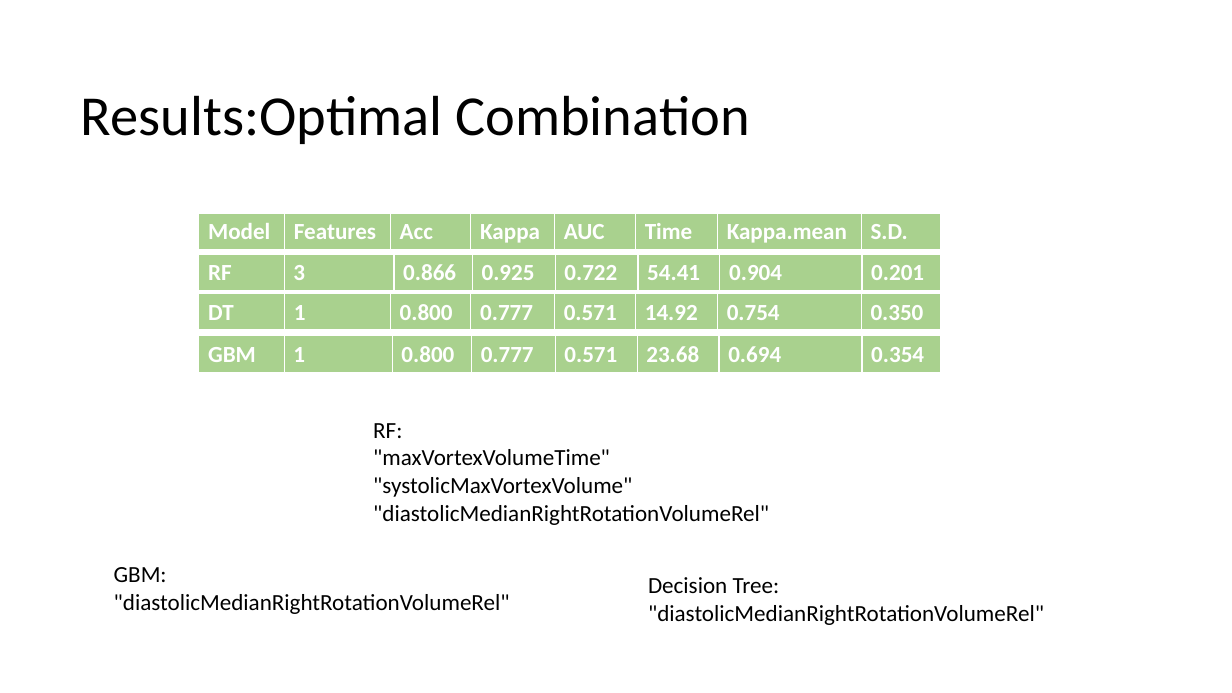
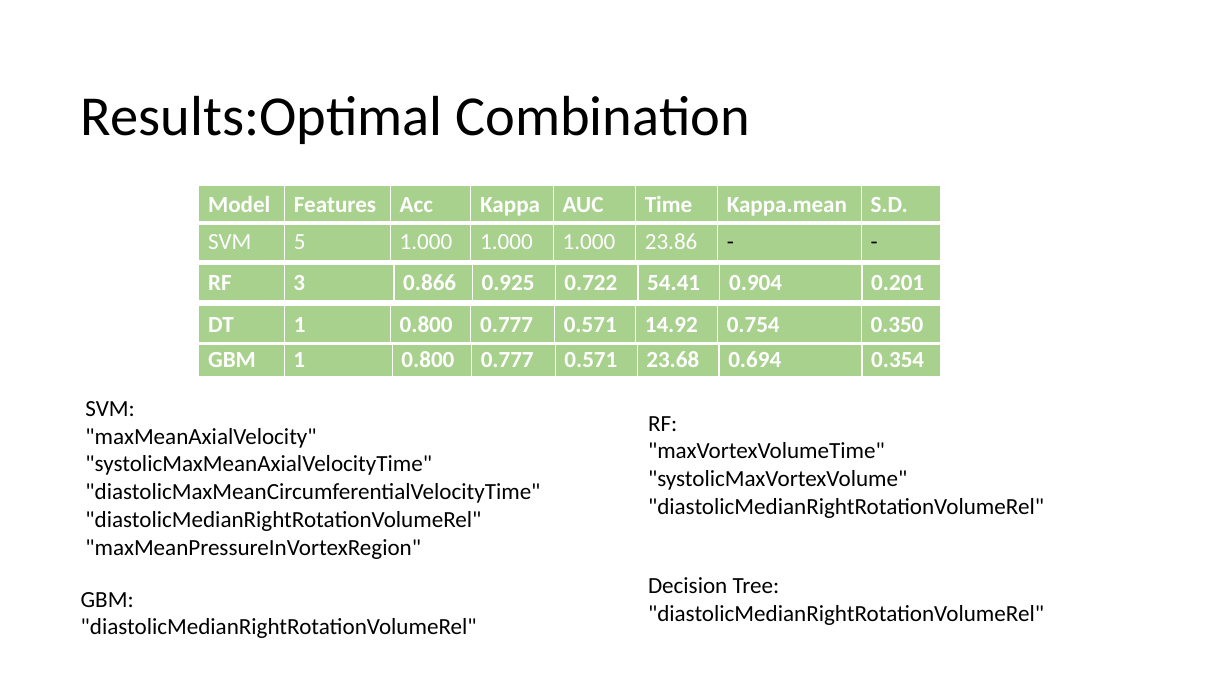
Before and after one commit to AtrayeeNeog/Cardio-Classifier-HIWi, a slide deck: slide 21 of Reports/Final.pptx. Drawn at 1232x693 pixels with LibreOffice and Linux fonts; fonts in the diff are those of the drawing. Boxes give left, top, right and bottom in pixels: in the first picture for what was removed or moved away, otherwise in the second. Text is boxed around its words. In the diff, an @@ line names an element or a change of style, - is before the commit and + after.

```diff
--- a/Reports/Final.pptx
+++ b/Reports/Final.pptx
@@ table at box(199, 186, 941, 261) @@
+row 2: SVM | 5 | 1.000 | 1.000 | 1.000 | 23.86 | - | -
@@ table: place and size @@
-table at box(199, 213, 942, 251)
+table at box(199, 186, 941, 261)
@@ table: place and size @@
-table at box(199, 254, 942, 292)
+table at box(199, 264, 942, 302)
@@ table: place and size @@
-table at box(199, 294, 942, 332)
+table at box(199, 306, 942, 344)
@@ table: place and size @@
-table at box(199, 335, 942, 373)
+table at box(199, 340, 942, 378)
@@ text added at box(85, 401, 540, 559), 18 pt, text #000000 @@
+SVM:
+"maxMeanAxialVelocity" "systolicMaxMeanAxialVelocityTime" "diastolicMaxMeanCircumferentialVelocityTime"
+"diastolicMedianRightRotationVolumeRel" "maxMeanPressureInVortexRegion"
@@ text "RF:": place and size @@
-text "RF:" at box(373, 423, 769, 525)
+text "RF:" at box(648, 416, 1044, 518)
@@ text "GBM:": place and size @@
-text "GBM:" at box(114, 567, 510, 614)
+text "GBM:" at box(81, 592, 477, 638)
```
